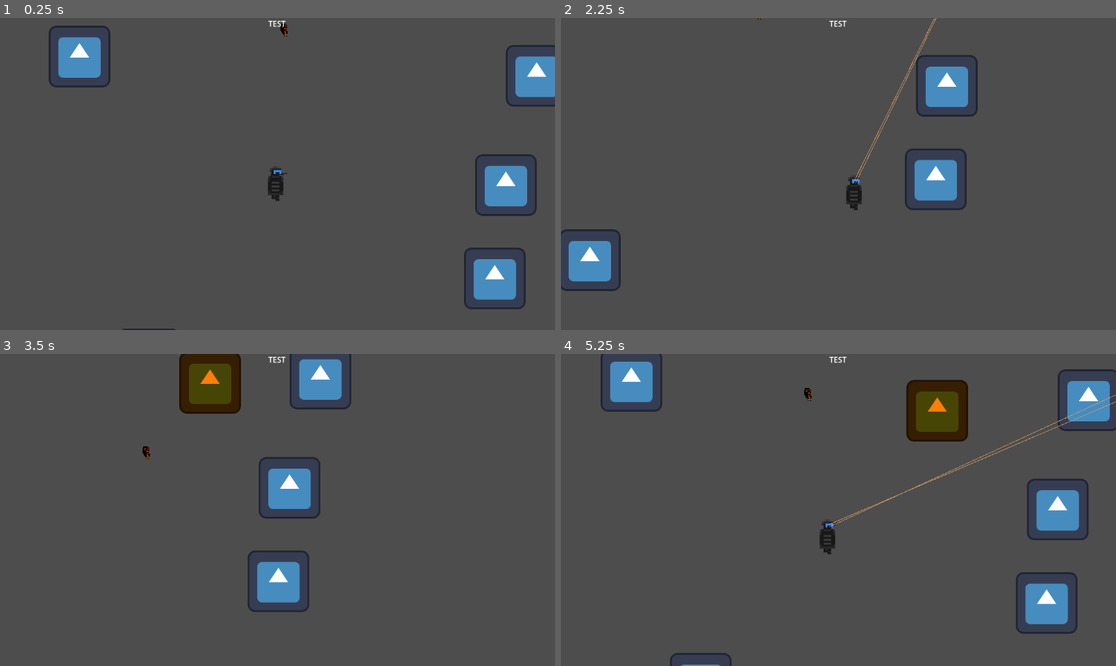
Above: before the commit, frames 1-4 (two rows, left to right).
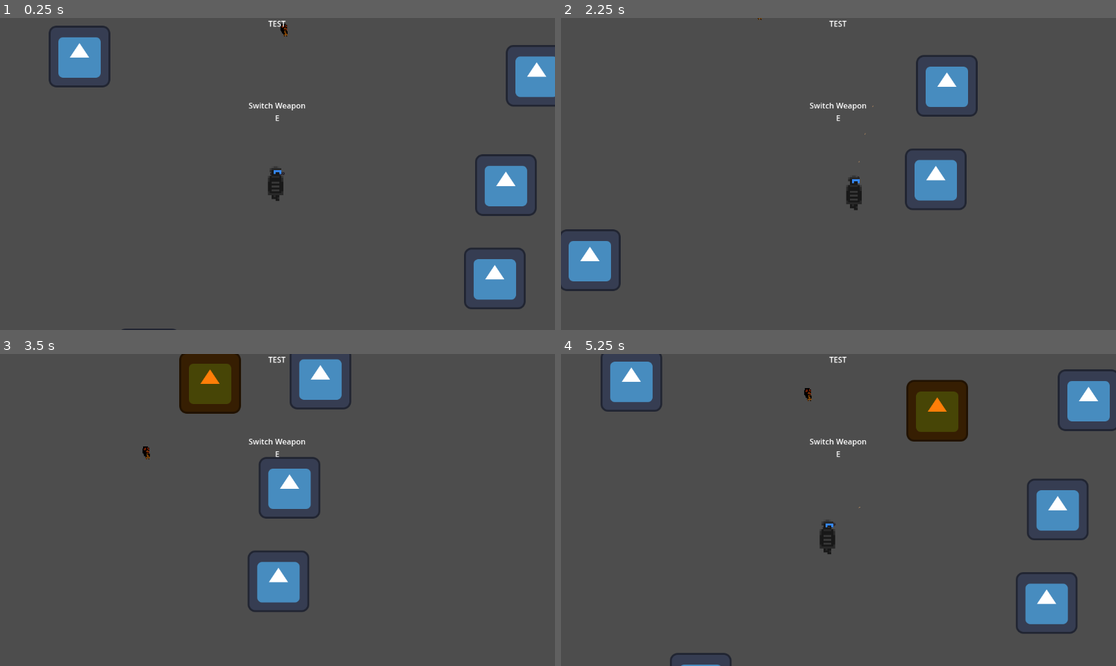
Above: after the commit, the same moments.

Repository: pingwin01games/BialJam2024
Game: Godot game, scene res://scene/world.tscn
The game is run twice, just before and just after one commit, with the same random seed, the same clock (stepped at 60 frames per second) and the same inputs. The engine's default icon, where the game draws it, is replaced by a stand-in: a white triangle on a blue panel in a dark square.
Inputs (mouse positions are in pixels of both pictures, inside the frame that each line leads up to):
- Up to frame 1 (0.25 s): no input
- Up to frame 2 (2.25 s): move the mouse to (960, 158) at 0.52 s; press the mouse at (960, 158) at 0.53 s; hold Right (ui_right) 0.53-1.28 s; move the mouse to (727, 189) at 1.27 s; release the mouse at (727, 189) at 1.28 s; hold Down (ui_down) 1.28-2.03 s; click (727, 189) at 1.35 s; move the mouse to (894, 105) at 2.02 s; press the mouse at (894, 105) at 2.03 s; hold Right (ui_right) from 2.03 s (still down)
- Up to frame 3 (3.5 s): move the mouse to (249, 572) at 2.77 s; release Right (ui_right) at 2.78 s; release the mouse at (249, 572) at 2.78 s; hold Up (ui_up) from 2.78 s (still down); click (249, 572) at 2.85 s
- Up to frame 4 (5.25 s): move the mouse to (1005, 556) at 3.52 s; release Up (ui_up) at 3.53 s; press the mouse at (1005, 556) at 3.53 s; hold Left (ui_left) 3.53-5.03 s; tap R (reload) at 4.15 s; move the mouse to (672, 463) at 4.27 s; release the mouse at (672, 463) at 4.28 s; click (672, 463) at 4.35 s; move the mouse to (866, 510) at 5.02 s; press the mouse at (866, 510) at 5.03 s; hold Down (ui_down) from 5.03 s (still down)

The runs differ from the first frame. In frame 1, 0.1% of the frame differs, in the area x 44-55%, y 27-51%; in frame 2, 0.3%; in frame 3, 0.1%; in frame 4, 0.4%, in the area x 44-100%, y 13-56%.

Commit message:
ogarnieto bron
dodano dmg, reload i inne rzeczy. czas przeladowanie bedzie taki sam dla kazdewj broni

Diff:
--- a/project.godot
+++ b/project.godot
@@ -67,6 +67,11 @@
 "events": [Object(InputEventKey,"resource_local_to_scene":false,"resource_name":"","device":-1,"window_id":0,"alt_pressed":false,"shift_pressed":false,"ctrl_pressed":false,"meta_pressed":false,"pressed":false,"keycode":0,"physical_keycode":82,"key_label":0,"unicode":114,"echo":false,"script":null)
 ]
 }
+switch={
+"deadzone": 0.5,
+"events": [Object(InputEventKey,"resource_local_to_scene":false,"resource_name":"","device":-1,"window_id":0,"alt_pressed":false,"shift_pressed":false,"ctrl_pressed":false,"meta_pressed":false,"pressed":false,"keycode":0,"physical_keycode":69,"key_label":0,"unicode":101,"echo":false,"script":null)
+]
+}
 
 [layer_names]
 
--- a/scene/Guns/gun_template.gd
+++ b/scene/Guns/gun_template.gd
@@ -28,24 +28,51 @@
 
 
 func reload():
-	if(curMag>0):
+	if(curMag>0 and curAmmo<maxAmmo):
 		curMag -= 1
 		curAmmo = maxAmmo
 		#animationplayer.play("reload")
 
 func shoot():
-	var projectile = projectileScene.instantiate()
-	var projectiles = get_tree().get_first_node_in_group("projectiles")
+
+	if canShoot == true and curAmmo > 0:
+		curAmmo -= 1
+		canShoot = false
+		var projectile = projectileScene.instantiate()
+		var projectiles = get_tree().get_first_node_in_group("projectiles")
 	#var projectiles = get_tree().root
-	var player = get_tree().get_first_node_in_group("player")
+		var player = get_tree().get_first_node_in_group("player")
 
-	projectile.position = player.position #- Vector2(distanceToGun,0).rotated(atan2(get_global_mouse_position().y-position.y,get_global_mouse_position().x-position.x)) + Vector2(distanceToGun,0).rotated(atan2(get_global_mouse_position().y-position.y,get_global_mouse_position().x-position.x))
-	projectile.rotation = atan2(get_global_mouse_position().y-player.position.y,get_global_mouse_position().x-player.position.x)
+		projectile.position = player.position #- Vector2(distanceToGun,0).rotated(atan2(get_global_mouse_position().y-position.y,get_global_mouse_position().x-position.x)) + Vector2(distanceToGun,0).rotated(atan2(get_global_mouse_position().y-position.y,get_global_mouse_position().x-position.x))
+		projectile.rotation = atan2(get_global_mouse_position().y-player.position.y,get_global_mouse_position().x-player.position.x)
 
-	projectiles.add_child(projectile)
-	ROF.start()
+		projectiles.add_child(projectile)
+		ROF.start()
 
+func get_info(co):
+	match co:
+		"ammo":
+			return curAmmo
+		"mag":
+			return curMag
+		"MAX":
+			return maxAmmo
 
 
 func _on_rof_timeout():
 	canShoot = true # Replace with function body.
+
+
+
+func _on_area_of_picking_up_body_entered(body):
+	if body.has_method("show_pick_up"):
+		body.show_pick_up()
+	else:
+		return 0
+
+
+func _on_area_of_picking_up_body_exited(body):
+	if body.has_method("hide_pick_up"):
+		body.hide_pick_up()
+	else:
+		return 0
--- a/scene/Guns/gun_template.tscn
+++ b/scene/Guns/gun_template.tscn
@@ -19,8 +19,11 @@
 [node name="ROF" type="Timer" parent="."]
 
 [node name="Area_Of_Picking_Up" type="Area2D" parent="."]
+collision_layer = 32
 
 [node name="CollisionShape2D" type="CollisionShape2D" parent="Area_Of_Picking_Up"]
 shape = SubResource("CircleShape2D_t2t2r")
 
 [connection signal="timeout" from="ROF" to="." method="_on_rof_timeout"]
+[connection signal="body_entered" from="Area_Of_Picking_Up" to="." method="_on_area_of_picking_up_body_entered"]
+[connection signal="body_exited" from="Area_Of_Picking_Up" to="." method="_on_area_of_picking_up_body_exited"]
--- a/scene/gracz.tscn
+++ b/scene/gracz.tscn
@@ -1,8 +1,8 @@
-[gd_scene load_steps=13 format=3 uid="uid://don334ykj1ehi"]
+[gd_scene load_steps=14 format=3 uid="uid://don334ykj1ehi"]
 
 [ext_resource type="Script" path="res://script/gracz.gd" id="1_d3427"]
-[ext_resource type="PackedScene" uid="uid://djvh26t85t4o3" path="res://scene/Guns/dmr.tscn" id="3_8fwtm"]
 [ext_resource type="Script" path="res://script/WeaponManager.gd" id="3_s1mo5"]
+[ext_resource type="PackedScene" uid="uid://fkuvt0m44q6k" path="res://scene/Guns/minigun.tscn" id="3_t6yf6"]
 [ext_resource type="PackedScene" uid="uid://dbrsi3jtottgr" path="res://scene/Guns/gun_template.tscn" id="4_082ke"]
 [ext_resource type="Texture2D" uid="uid://ce0i3h1wcu3k8" path="res://Sprites/Players/mc1.png" id="4_hlrhp"]
 [ext_resource type="Texture2D" uid="uid://cy8ourctiuqwh" path="res://Sprites/Players/mc2.png" id="5_1j4c6"]
@@ -40,6 +40,9 @@
 "speed": 30.0
 }]
 
+[sub_resource type="CircleShape2D" id="CircleShape2D_wcr1a"]
+radius = 96.0
+
 [node name="Player" type="CharacterBody2D" groups=["player"]]
 script = ExtResource("1_d3427")
 
@@ -50,18 +53,18 @@
 [node name="Camera2D" type="Camera2D" parent="."]
 position_smoothing_enabled = true
 
-[node name="RoF" type="Timer" parent="."]
-wait_time = 0.5
-
 [node name="Reload_Time" type="Timer" parent="."]
 
 [node name="Bonus_Reload" type="Timer" parent="."]
+
+[node name="Dodge_Time" type="Timer" parent="."]
+wait_time = 0.5
 
 [node name="hand" type="Node2D" parent="."]
 position = Vector2(20, 0)
 script = ExtResource("3_s1mo5")
 
-[node name="Gun_Template2" parent="hand" instance=ExtResource("3_8fwtm")]
+[node name="Gun_Template2" parent="hand" instance=ExtResource("3_t6yf6")]
 
 [node name="Gun_Template" parent="hand" instance=ExtResource("4_082ke")]
 visible = false
@@ -92,7 +95,23 @@
 offset_top = 478.0
 offset_right = 637.0
 offset_bottom = 505.0
+max_value = 1.0
 show_percentage = false
+
+[node name="Can_Pick_Up" type="Label" parent="CanvasLayer/UI"]
+visible = false
+layout_mode = 1
+anchors_preset = 1
+anchor_left = 1.0
+anchor_right = 1.0
+offset_left = -60.0
+offset_top = 170.0
+offset_right = 59.0
+offset_bottom = 219.0
+grow_horizontal = 0
+text = "Switch Weapon
+E"
+horizontal_alignment = 1
 
 [node name="AnimatedSprite2D" type="AnimatedSprite2D" parent="."]
 scale = Vector2(4, 4)
@@ -100,6 +119,11 @@
 autoplay = "default"
 frame_progress = 0.607966
 
-[connection signal="timeout" from="RoF" to="hand" method="_on_ro_f_timeout"]
+[node name="Area_Of_Picking" type="Area2D" parent="."]
+
+[node name="CollisionShape2D" type="CollisionShape2D" parent="Area_Of_Picking"]
+visible = false
+shape = SubResource("CircleShape2D_wcr1a")
+
 [connection signal="timeout" from="Reload_Time" to="hand" method="_on_reload_time_timeout"]
 [connection signal="timeout" from="Bonus_Reload" to="hand" method="_on_bonus_reload_timeout"]
--- a/script/WeaponManager.gd
+++ b/script/WeaponManager.gd
@@ -4,9 +4,9 @@
 @onready var bonus_reload = $"../Bonus_Reload"
 @onready var ammo_count = $"../CanvasLayer/UI/Ammo_Count"
 @onready var reload_bar = $"../CanvasLayer/UI/Reload_bar"
-@onready var rof = $"../RoF"
 
 var currentAmmo = 0
+var maxAmmo = 30
 var canShoot = true
 var reloading = false
 var startBonusReload = 0.3
@@ -23,14 +23,18 @@
 func _process(delta):
 	if get_child(0).has_method("get_info"):
 		currentAmmo = get_child(0).get_info("ammo")
+		maxAmmo = get_child(0).get_info("MAX")
 
 
-	if Input.is_action_pressed("shoot"):
+	if Input.is_action_pressed("shoot") and reloading == false:
 		if get_child(0).has_method("shoot"):
 			get_child(0).shoot()
 
 
 	if Input.is_action_just_pressed("reload") and reloading == false:
+		if get_child(0).has_method("reload"):
+			get_child(0).reload()
+
 		reload.start()
 		reloading = true
 		reload_bar.visible = true
@@ -60,11 +64,6 @@
 			reload_bar.modulate = Color(1,0,0)
 			failBonusReloading = true
 
-func _on_ro_f_timeout():
-	canShoot = true
-	rof.stop()
-
-
 
 func _on_reload_time_timeout():
 	reloading = false
--- a/script/gracz.gd
+++ b/script/gracz.gd
@@ -1,6 +1,7 @@
 extends CharacterBody2D
 
 @onready var hand = $hand
+@onready var pick_up = $CanvasLayer/UI/Can_Pick_Up
 
 
 const SPEED = 300.0
@@ -42,3 +43,9 @@
 
 	hand.position = Vector2(1,0).rotated(atan2(get_global_mouse_position().y-position.y,get_global_mouse_position().x-position.x))
 	hand.rotation = atan2(get_global_mouse_position().y-position.y,get_global_mouse_position().x-position.x)
+
+func show_pick_up():
+	pick_up.visible = true
+
+func hide_pick_up():
+	pick_up.visible = false
--- a/script/pila.gd
+++ b/script/pila.gd
@@ -15,7 +15,7 @@
 	if body.has_method("hit"):
 		body.hit(dmg)
 	else:
-		print("i huj")
+		return 0
 	queue_free()
 
 func pass_dmg(val):
